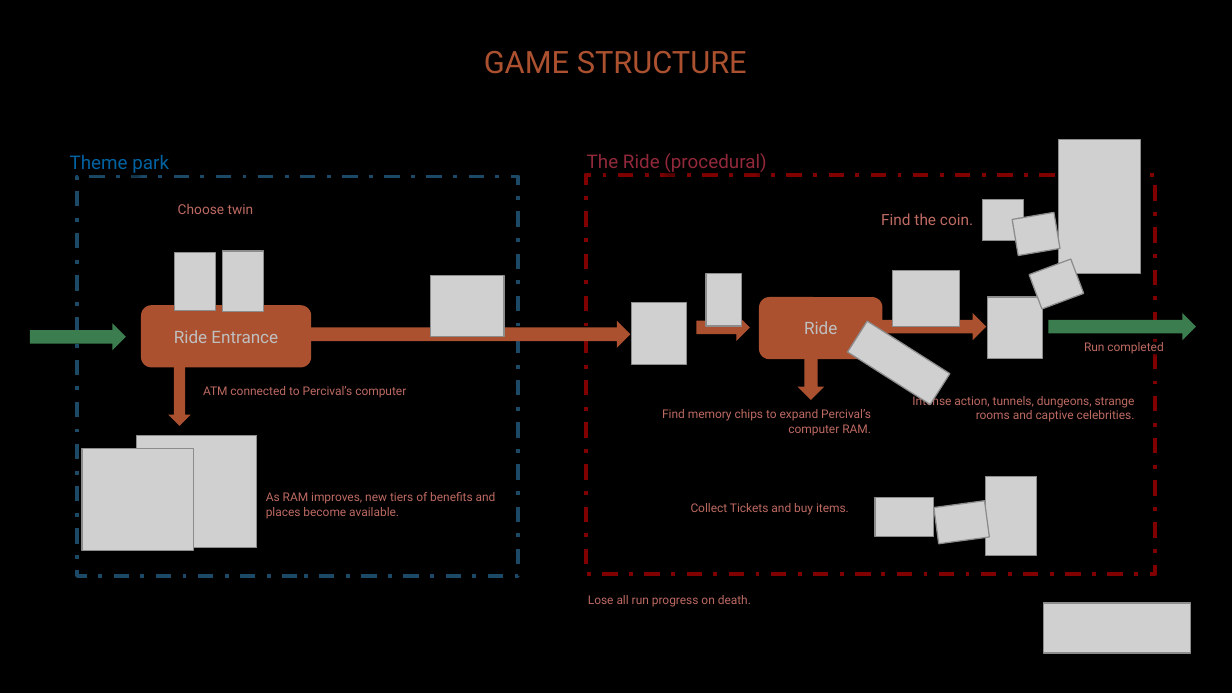
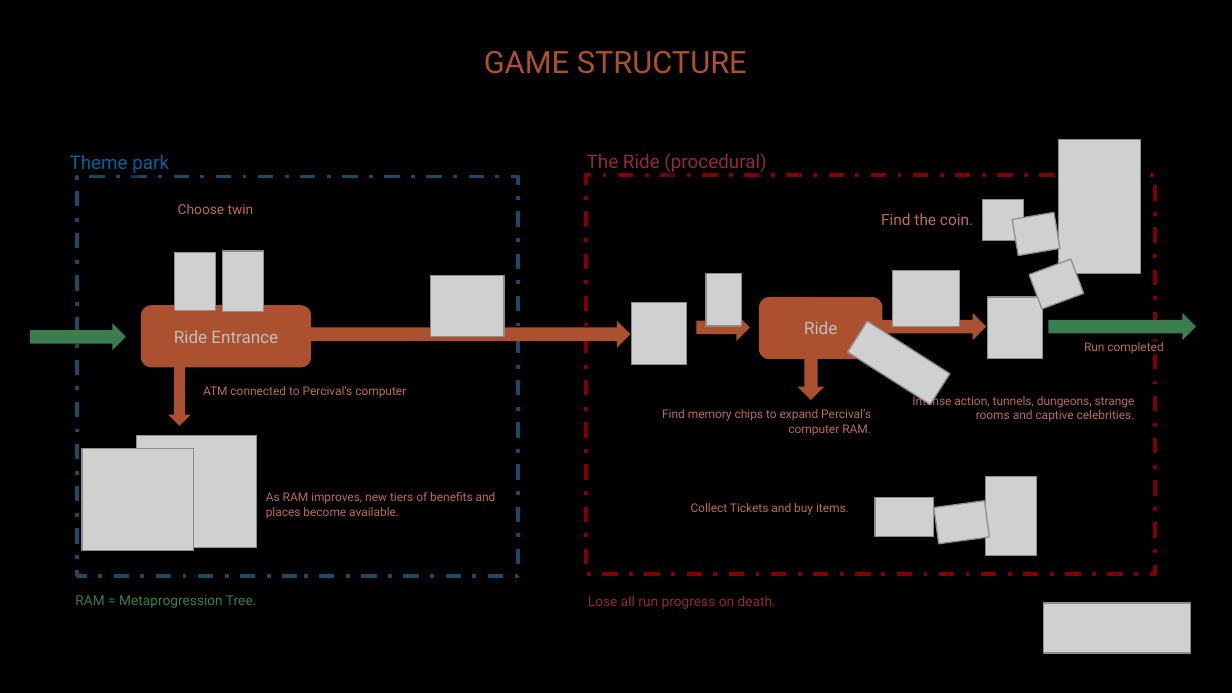
Before and after one commit to diegohcanepa/Remizione, a slide deck: slide 8 of Pitch Deck.pptx. Drawn at 1232x693 pixels with LibreOffice and Linux fonts; fonts in the diff are those of the drawing; grey boxes stand for pictures; background and template pictures are left out. Boxes give left, top, right and bottom in pixels: in the first picture for what was removed or moved away, otherwise in the second. Text is boxed around its words. In the diff, an @@ line names an element or a change of style, - is before the commit and + after.

```diff
--- a/Pitch Deck.pptx
+++ b/Pitch Deck.pptx
@@ text added at <box>75,595,256,608</box>, 8 pt, text #3B7D4F @@
+RAM = Metaprogression Tree.
@@ text "Lose all run progress on ..." at <box>588,596,776,609</box>: size 7 to 8 pt, text colour #BD6A62 to #92293B @@
```
Also in this commit, not shown: 3 other slides changed.
